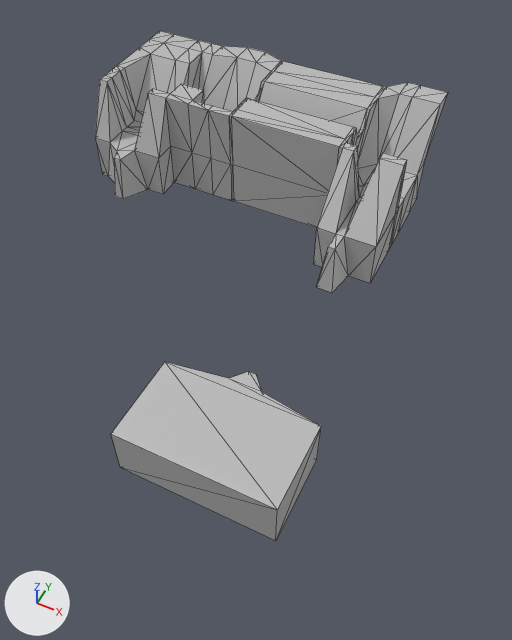
The FBX model Assets/Models/Environment/Terrain/06 - Dungeon3/Dungeon3Terrain.fbx as it was, and as the next commit left it.
Before and after are seen from a 50 mm camera at (117.0, -191.4, 147.6) aimed at (53.3, -64.1, -11.5). Arrows for +X, +Y and +Z are at lower left; the lights stay in place. Mesh edges are drawn as thin lines. Where no turn or scale is listed for an object, it has been applied to the vertices. Vertices at the same position are counted once.

Objects in the first picture: 'Dungeon3Terrain'.
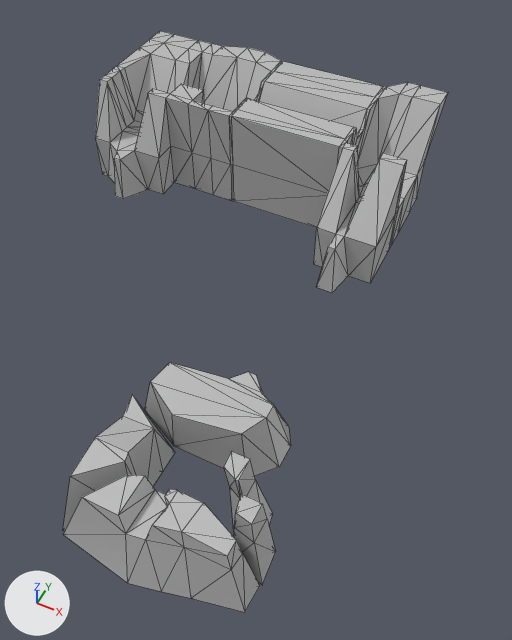
Commit message: Updated terrain

The change, as a list of edits to the scene's bpy script:
```text
Change me_mesh:
    used by ob_dungeon3terrain; location = (0.0, 0.0, 0.0)
    remove me_mesh.from_pydata(...)  # 284 vertices, 566 faces; spans x -32.0..88.0, y -123.0..31.0, z -14.0..20.0
    add me_mesh.from_pydata(...)  # 362 vertices, 710 faces; spans x -32.0..90.0, y -148.0..31.0, z -15.0..20.0
    me_mesh part 1: a new loose piece of 32 vertices spanning x 42.0..90.0, y -148.0..-130.0, z -15.0..6.0, in mat_lambert1 (grey #bcbcbc)
    me_mesh part 2: a new loose piece of 27 vertices spanning x 74.0..90.0, y -134.0..-117.0, z -15.0..9.0, in mat_lambert1 (grey #bcbcbc)
    me_mesh part 3: a new loose piece of 15 vertices spanning x 39.0..54.0, y -144.0..-106.0, z -15.0..6.0, in mat_lambert1 (grey #bcbcbc)
    me_mesh part 4
    3 vertices are removed from x 88.0, y -123.0..-98.0, z -14.0..1.0
    13 faces are deleted
    5 vertices move from x 44.0..88.0, y -123.0..-98.0, z -14.0..1.0 to x 40.0..80.0, y -105.0..-98.0, z -14.0..1.0
    7 vertices are added at x 40.0..80.0, y -112.0..-98.0, z -14.0..1.0
    21 new faces join them
```

Pixel boxes (x1, y1, x2, y2) of what changed, in the pictures (512 x 640 px):
'Dungeon3Terrain', reshaped (9% wider, 14% taller): before (95, 31, 448, 541); after (63, 31, 448, 612)
part 1 of me_mesh, added: after (64, 475, 260, 612)
part 2 of me_mesh, added: after (224, 451, 276, 585)
part 3 of me_mesh, added: after (63, 394, 175, 531)
part 4 of me_mesh, built on: before (111, 362, 321, 541); after (145, 363, 291, 476)
